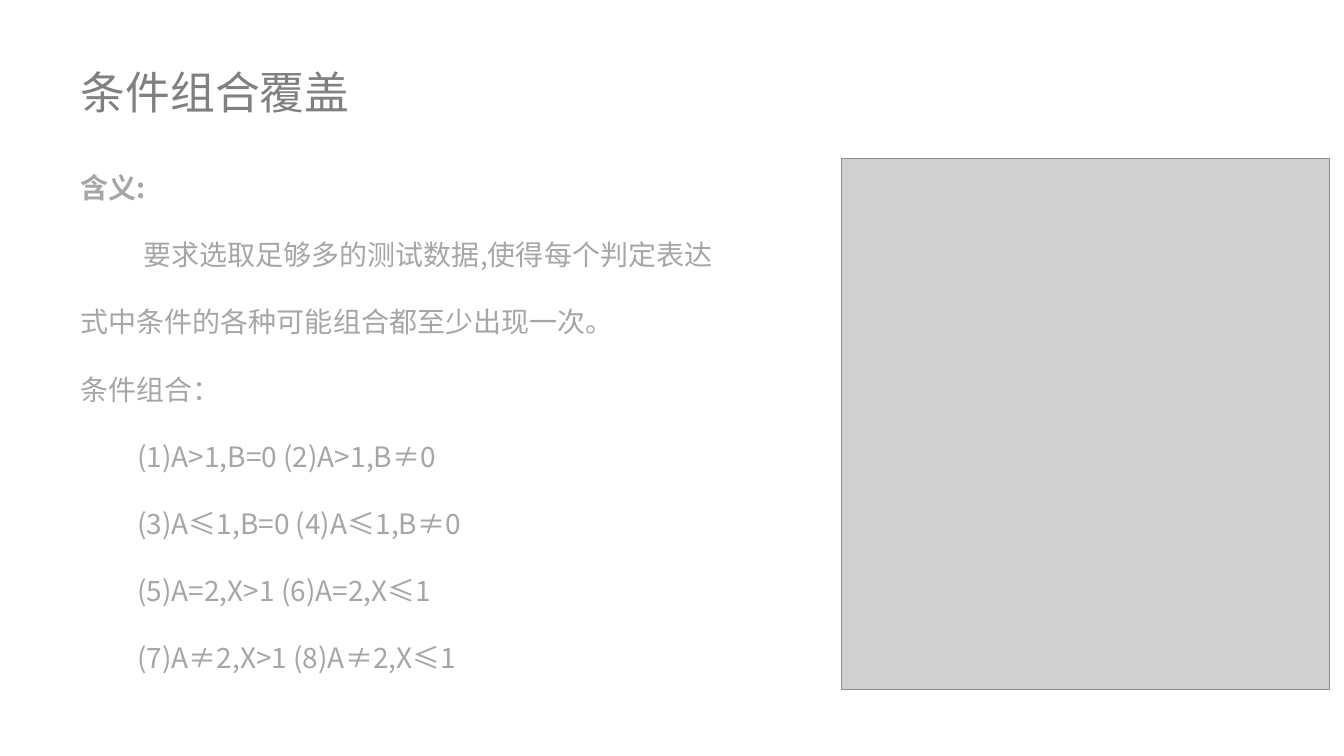
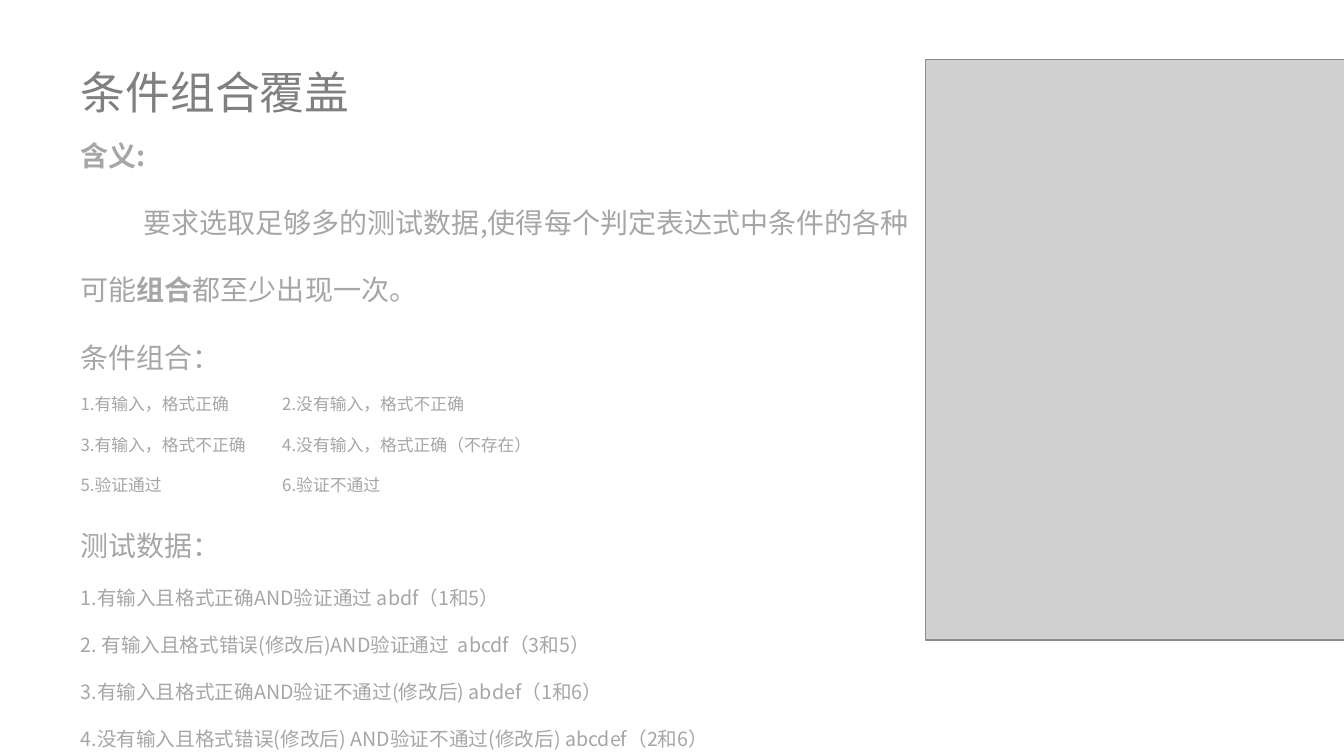
Before and after one commit to lenovo-wu/G11ZUCC, a slide deck: slide 29 of 翻转课堂G11.pptx. Drawn at 1344x756 pixels with LibreOffice and Linux fonts; fonts in the diff are those of the drawing; grey boxes stand for pictures. Boxes give left, top, right and bottom in pixels: in the first picture for what was removed or moved away, otherwise in the second. Text is boxed around its words. In the diff, an @@ line names an element or a change of style, - is before the commit and + after.

```diff
--- a/翻转课堂G11.pptx
+++ b/翻转课堂G11.pptx
@@ picture: place and size @@
-picture at (842, 158, 1331, 690)
+picture at (926, 59, 1344, 640)
@@ text "含义:": place and size @@
-text "含义:" at (81, 174, 712, 673)
+text "含义:" at (81, 142, 908, 750)
@@ text at (81, 209, 908, 303): bold on in "要求选取足够多的测试数据,使得每个判定表达式中条件的各种可能组合都至少出现一次。" @@
@@ text at (81, 396, 708, 750): text changed; size 20 to 14 pt @@
-(1)A>1,B=0 (2)A>1,B≠0
-(3)A≤1,B=0 (4)A≤1,B≠0
-(5)A=2,X>1 (6)A=2,X≤1
-(7)A≠2,X>1 (8)A≠2,X≤1
+1.有输入，格式正确 2.没有输入，格式不正确
+3.有输入，格式不正确 4.没有输入，格式正确（不存在）
+5.验证通过 6.验证不通过
+测试数据：
+1.有输入且格式正确AND验证通过 abdf（1和5）
+2. 有输入且格式错误(修改后)AND验证通过 abcdf（3和5）
+3.有输入且格式正确AND验证不通过(修改后) abdef（1和6）
+4.没有输入且格式错误(修改后) AND验证不通过(修改后) abcdef（2和6）
```
Also in this commit, not shown: 5 other slides changed, 2 slides added.
